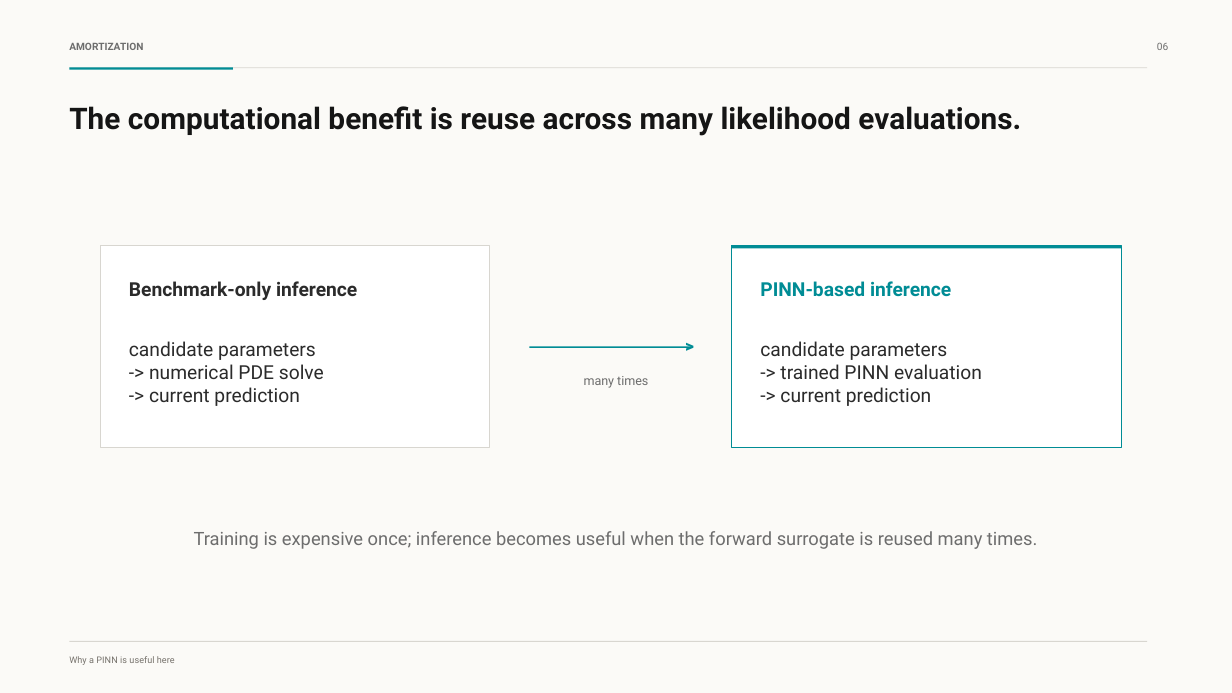
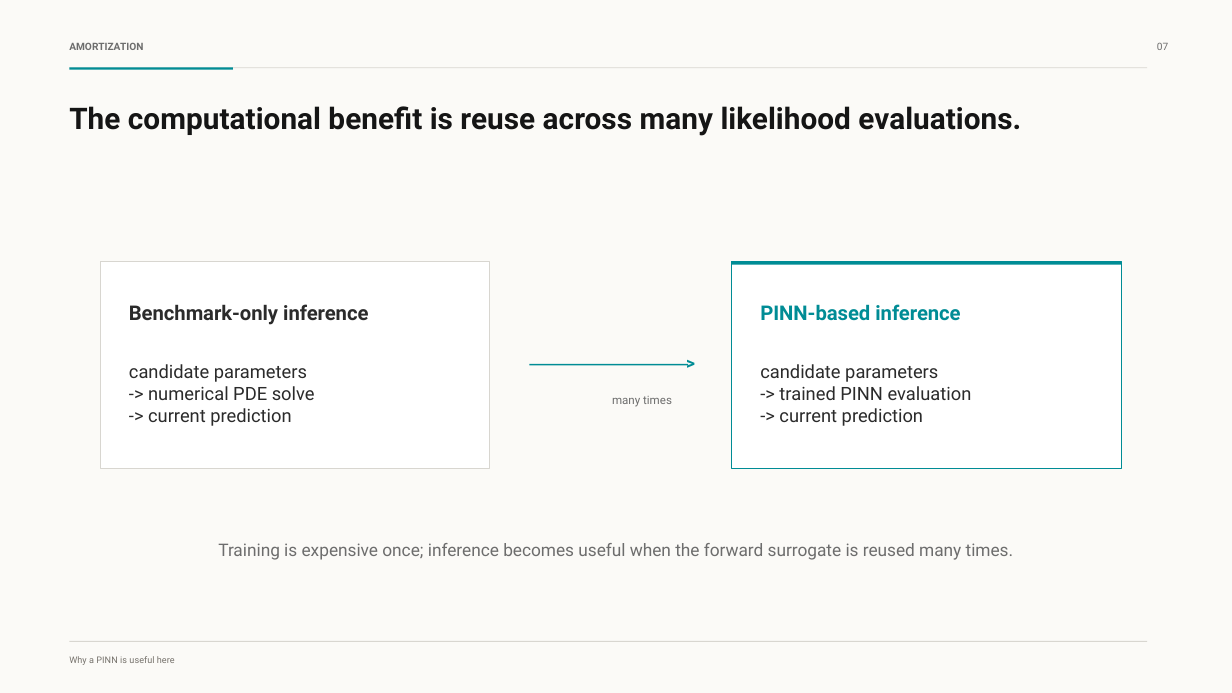
Before and after one commit to jack28257/PINN_JAX, a slide deck: slide 7 of presentation/pnp_pinn_current_inference_presentation.pptx (slide 6 before the commit). Drawn at 1232x693 pixels with LibreOffice and Linux fonts; fonts in the diff are those of the drawing. Boxes give left, top, right and bottom in pixels: in the first picture for what was removed or moved away, otherwise in the second. Text is boxed around its words. In the diff, an @@ line names an element or a change of style, - is before the commit and + after.

```diff
--- a/presentation/pnp_pinn_current_inference_presentation.pptx
+++ b/presentation/pnp_pinn_current_inference_presentation.pptx
@@ text at (x1=1157, y1=43, x2=1168, y2=50): text changed @@
-06
+07
@@ rectangle resized from (x1=100, y1=246, x2=490, y2=448) to (x1=100, y1=262, x2=490, y2=469) @@
@@ rectangle moved from (x1=732, y1=246, x2=1122, y2=249) to (x1=732, y1=262, x2=1122, y2=264) @@
@@ rectangle resized from (x1=732, y1=246, x2=1122, y2=448) to (x1=732, y1=262, x2=1122, y2=469) @@
@@ text "Benchmark-only inference" moved from (x1=129, y1=281, x2=357, y2=300) to (x1=129, y1=304, x2=368, y2=325) @@
@@ text "Benchmark-only inference" at (x1=129, y1=304, x2=368, y2=325): size 15 to 15.8 pt @@
@@ text "PINN-based inference" at (x1=760, y1=304, x2=960, y2=321): size 15 to 15.8 pt @@
@@ text "PINN-based inference" moved from (x1=760, y1=281, x2=951, y2=297) to (x1=760, y1=304, x2=960, y2=321) @@
@@ text ">" moved from (x1=686, y1=335, x2=703, y2=358) to (x1=687, y1=352, x2=704, y2=375) @@
@@ text "candidate parameters" moved from (x1=129, y1=341, x2=324, y2=406) to (x1=129, y1=364, x2=315, y2=426) @@
@@ text "candidate parameters" at (x1=129, y1=364, x2=315, y2=426): size 15 to 14.2 pt @@
@@ rectangle resized from (x1=530, y1=347, x2=693, y2=348) to (x1=530, y1=364, x2=689, y2=366) @@
@@ text "candidate parameters" at (x1=760, y1=364, x2=972, y2=426): size 15 to 14.2 pt @@
@@ text "candidate parameters" moved from (x1=760, y1=341, x2=982, y2=406) to (x1=760, y1=364, x2=972, y2=426) @@
@@ text "many times" moved from (x1=584, y1=376, x2=648, y2=388) to (x1=612, y1=396, x2=672, y2=407) @@
@@ text "many times" at (x1=612, y1=396, x2=672, y2=407): size 9.8 to 9 pt @@
@@ text "Training is expensive once; inference ..." moved from (x1=194, y1=531, x2=1037, y2=549) to (x1=218, y1=543, x2=1013, y2=560) @@
@@ text "Training is expensive once; inference ..." at (x1=218, y1=543, x2=1013, y2=560): size 14.2 to 13.5 pt @@
```
Also in this commit, not shown: 11 other slides changed, 2 slides added, 2 other files.
